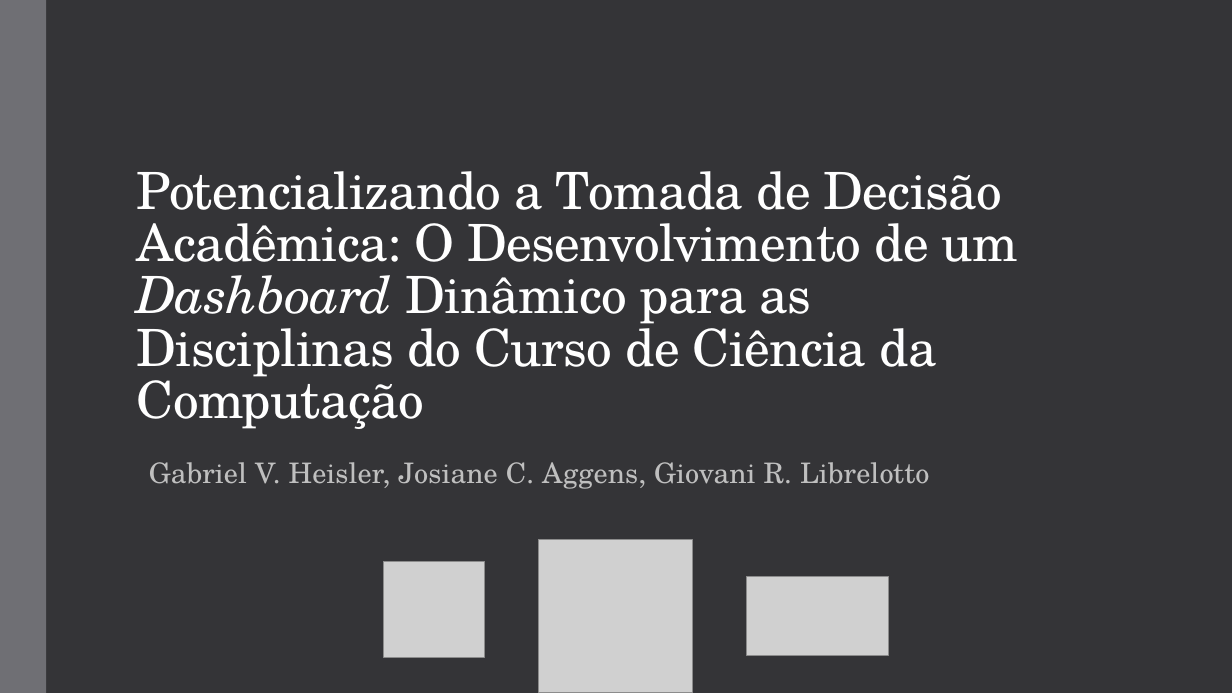
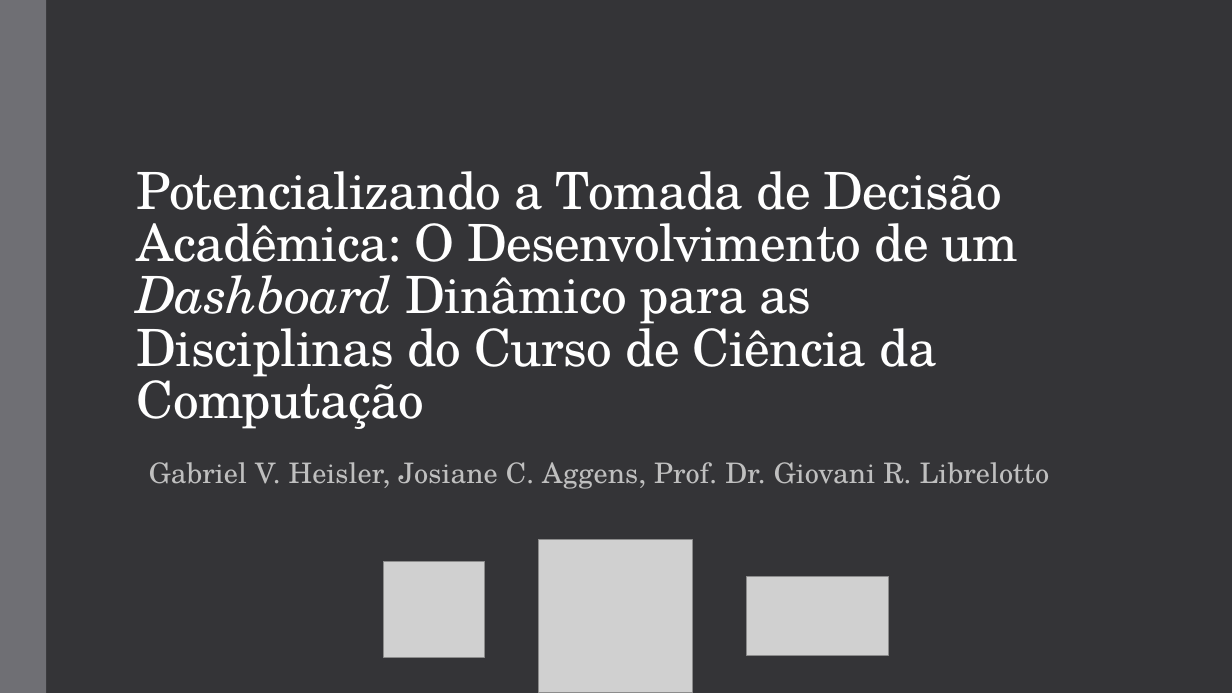
Before and after one commit to gvheisler/dashboard-disciplinas, a slide deck: slide 1 of presentation/presentation.pptx. Drawn at 1232x693 pixels with LibreOffice and Linux fonts; fonts in the diff are those of the drawing; grey boxes stand for pictures. Boxes give left, top, right and bottom in pixels: in the first picture for what was removed or moved away, otherwise in the second. Text is boxed around its words. In the diff, an @@ line names an element or a change of style, - is before the commit and + after.

```diff
--- a/presentation/presentation.pptx
+++ b/presentation/presentation.pptx
@@ subtitle at <box>149,462,1050,489</box>: text changed @@
-Gabriel V. Heisler, Josiane C. Aggens, Giovani R. Librelotto
+Gabriel V. Heisler, Josiane C. Aggens, Prof. Dr. Giovani R. Librelotto
```
Also in this commit, not shown: 2 other slides changed, 5 slides added, 3 other files.
